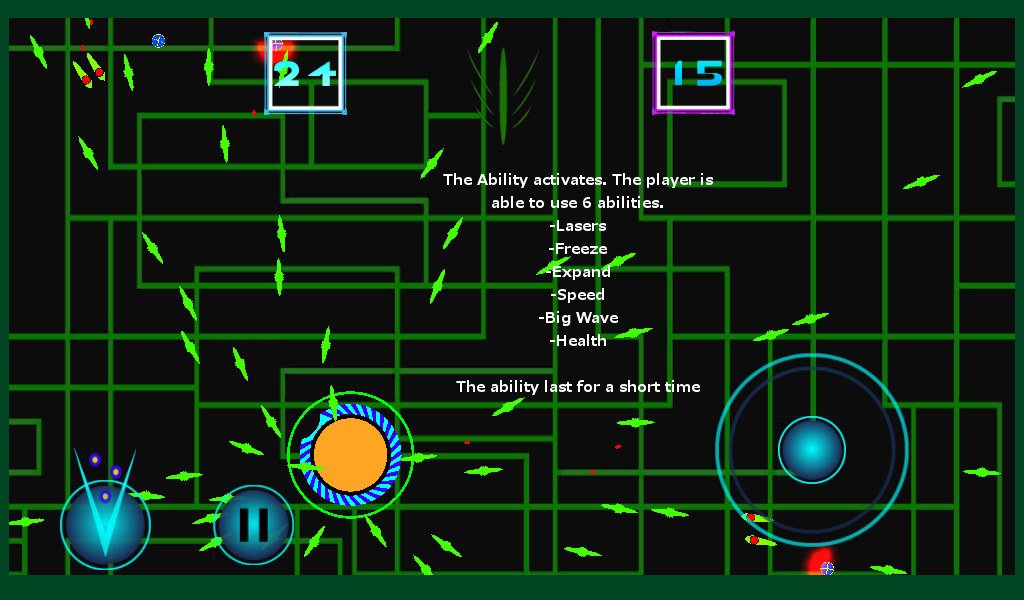
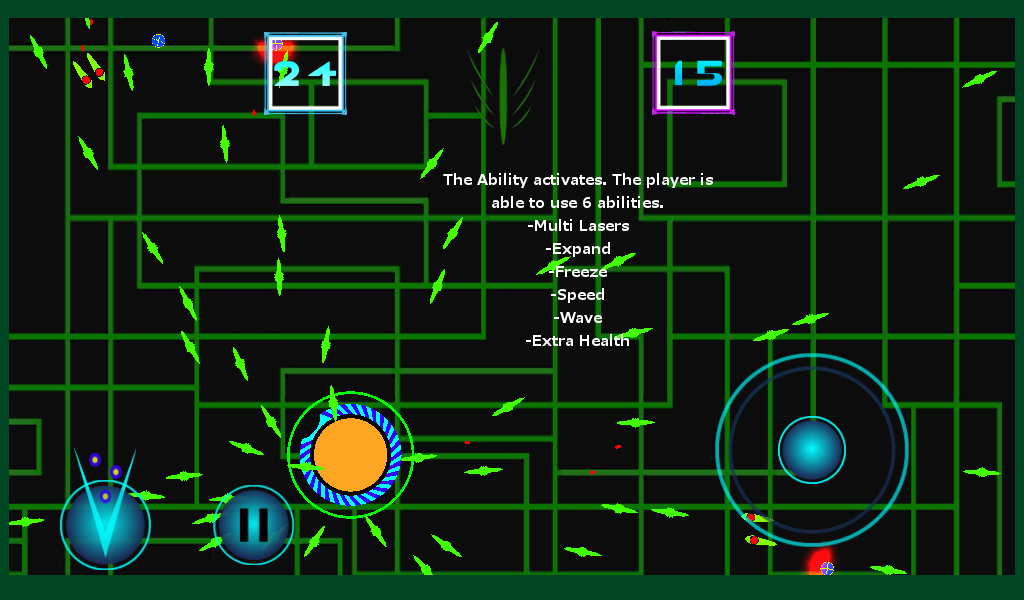
Layer changes from the first 1024×600 image to the second:
painted on "The Ability activates. The pla..." over 456, 219, 700, 395
